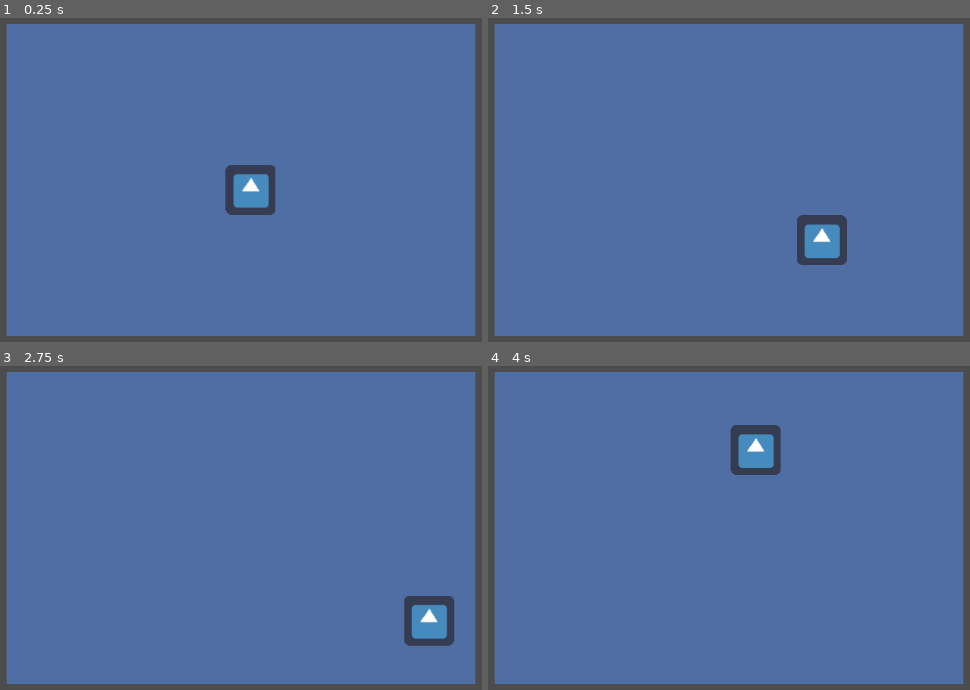
Above: before the commit, frames 1-4 (two rows, left to right).
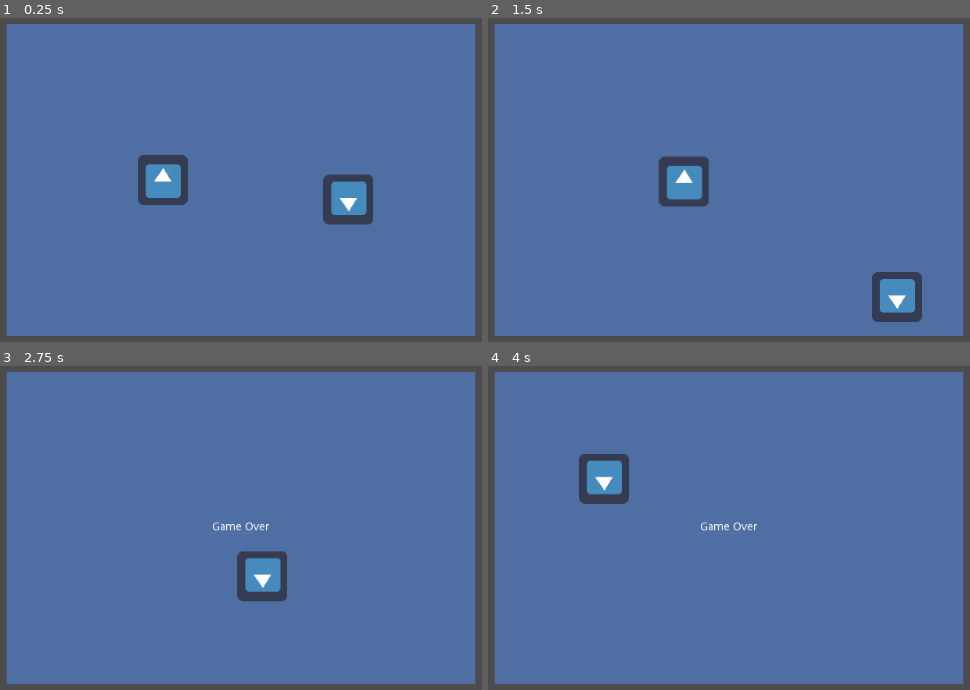
Above: after the commit, the same moments.

Repository: danieljohnson2/Bouncy
Game: Godot game, scene res://Bouncy.tscn
Same seed, same stepped clock (60 frames per second), same inputs: the game is played once before the commit and once after it. The engine's default icon, where the game draws it, is replaced by a stand-in: a white triangle on a blue panel in a dark square.
Inputs:
- Up to frame 1 (0.25 s): no input
- Up to frame 2 (1.5 s): hold Right (ui_right) 0.53-1.28 s; hold Down (ui_down) from 1.28 s (still down)
- Up to frame 3 (2.75 s): release Down (ui_down) at 2.03 s; hold Right (ui_right) from 2.03 s (still down)
- Up to frame 4 (4 s): release Right (ui_right) at 2.78 s; hold Up (ui_up) 2.78-3.53 s; hold Left (ui_left) from 3.53 s (still down)

The runs differ from the first frame. In frame 1, 4.7% of the frame differs, in the area x 28-78%, y 42-64%; in frame 2, 4.7%, in the area x 35-91%, y 42-94%; in frame 3, 3.2%; in frame 4, 3.3%.

Commit message:
Now we have an evil ball that kills you if you touch it!

Diff:
--- a/Ball.gd
+++ b/Ball.gd
@@ -1,19 +1,8 @@
 extends Sprite
 
-# class member variables go here, for example:
-# var a = 2
-# var b = "textvar"
-
-export var speed = Vector2(50,50)
-export var responsiveness = 100
+export var speed = Vector2(0,0)
 
 var playfield
-
-var directions = {
-	"ui_right": Vector2(1,0),
-	"ui_left": Vector2(-1,0),
-	"ui_up": Vector2(0,-1),
-	"ui_down": Vector2(0,1) }
 
 func _ready():
 	# Called every time the node is added to the scene.
@@ -21,15 +10,8 @@
 	playfield = get_tree().get_nodes_in_group("playfield")[0]
 
 func _process(delta):
-	# Called every frame. Delta is time since last frame.
-	# Update game logic here.
+	var pos = self.position + speed * delta
 
-	for action in directions.keys():
-		if Input.is_action_pressed(action):
-			self.speed += directions[action] * responsiveness * delta
-	self.position += speed * delta
-
-	var pos = self.position
 	var size = self.texture.get_size()
 	var pf_topleft = Vector2(0,0) + size / 2 # position is relative to playfield
 	var pf_bottomright = pf_topleft + playfield.rect_size - size
@@ -37,3 +19,5 @@
 	if pos.y < pf_topleft.y: speed.y = -speed.y
 	if pos.x > pf_bottomright.x: speed.x = -speed.x
 	if pos.y > pf_bottomright.y: speed.y = -speed.y
+
+	self.position = pos
--- a/Bouncy.tscn
+++ b/Bouncy.tscn
@@ -1,7 +1,8 @@
-[gd_scene load_steps=3 format=2]
+[gd_scene load_steps=4 format=2]
 
 [ext_resource path="res://icon.png" type="Texture" id=1]
 [ext_resource path="res://Ball.gd" type="Script" id=2]
+[ext_resource path="res://PlayerController.gd" type="Script" id=3]
 
 [node name="Root" type="Node2D" index="0"]
 
@@ -54,8 +55,94 @@
 
 [node name="Ball" type="Sprite" parent="Playfield" index="0"]
 
-position = Vector2( 300, 200 )
+position = Vector2( 200, 200 )
 texture = ExtResource( 1 )
 script = ExtResource( 2 )
-speed = Vector2( 50, 50 )
+_sections_unfolded = [ "Offset", "Transform", "Visibility" ]
+speed = Vector2( 0, 0 )
+
+[node name="PlayerController" type="Node" parent="Playfield/Ball" index="0"]
+
+script = ExtResource( 3 )
 responsiveness = 100
+
+[node name="Area" type="Area2D" parent="Playfield/Ball" index="1"]
+
+input_pickable = true
+gravity_vec = Vector2( 0, 1 )
+gravity = 98.0
+linear_damp = 0.1
+angular_damp = 1.0
+audio_bus_override = false
+audio_bus_name = "Master"
+_sections_unfolded = [ "Transform" ]
+
+[node name="CollisionPolygon2D" type="CollisionPolygon2D" parent="Playfield/Ball/Area" index="0"]
+
+position = Vector2( -32, -32 )
+build_mode = 0
+polygon = PoolVector2Array( 0, 0, 64, 0, 64, 64, 0, 64 )
+_sections_unfolded = [ "Transform" ]
+
+[node name="Nemesis" type="Sprite" parent="Playfield" index="1" groups=[
+"nemesis",
+]]
+
+position = Vector2( 400, 200 )
+texture = ExtResource( 1 )
+flip_v = true
+script = ExtResource( 2 )
+_sections_unfolded = [ "Offset", "Transform", "Visibility" ]
+speed = Vector2( 150, 100 )
+
+[node name="Area" type="Area2D" parent="Playfield/Nemesis" index="0"]
+
+input_pickable = true
+gravity_vec = Vector2( 0, 1 )
+gravity = 98.0
+linear_damp = 0.1
+angular_damp = 1.0
+audio_bus_override = false
+audio_bus_name = "Master"
+_sections_unfolded = [ "Transform" ]
+
+[node name="CollisionPolygon2D" type="CollisionPolygon2D" parent="Playfield/Nemesis/Area" index="0"]
+
+position = Vector2( -32, -32 )
+build_mode = 0
+polygon = PoolVector2Array( 0, 0, 64, 0, 64, 64, 0, 64 )
+_sections_unfolded = [ "Transform" ]
+
+[node name="RichTextLabel" type="RichTextLabel" parent="." index="2" groups=[
+"gameover",
+]]
+
+visible = false
+anchor_left = 0.0
+anchor_top = 0.0
+anchor_right = 0.0
+anchor_bottom = 0.0
+margin_left = -50.0
+margin_top = -8.0
+margin_right = 50.0
+margin_bottom = 12.0
+rect_pivot_offset = Vector2( 0, 0 )
+rect_clip_content = true
+mouse_filter = 0
+mouse_default_cursor_shape = 0
+size_flags_horizontal = 1
+size_flags_vertical = 1
+bbcode_enabled = true
+bbcode_text = "[center][b]Game Over[/b][/center]"
+visible_characters = -1
+percent_visible = 1.0
+meta_underlined = true
+tab_size = 4
+text = "Game Over"
+scroll_active = false
+scroll_following = false
+selection_enabled = false
+override_selected_font_color = false
+_sections_unfolded = [ "BBCode", "Rect", "Visibility" ]
+
+[connection signal="area_entered" from="Playfield/Ball/Area" to="Playfield/Ball/PlayerController" method="_on_Area_area_entered"]
--- /dev/null
+++ b/PlayerController.gd
@@ -0,0 +1,28 @@
+extends Node
+
+export var responsiveness = 100
+
+var directions = {
+	"ui_right": Vector2(1,0),
+	"ui_left": Vector2(-1,0),
+	"ui_up": Vector2(0,-1),
+	"ui_down": Vector2(0,1) }
+
+func _process(delta):
+	# Called every frame. Delta is time since last frame.
+	# Update game logic here.
+
+	var ball = self.get_parent()
+
+	for action in directions.keys():
+		if Input.is_action_pressed(action):
+			ball.speed += directions[action] * responsiveness * delta
+
+
+func _on_Area_area_entered(area):
+	var other = area.get_parent()
+	if other.is_in_group("nemesis"):
+		var ball = self.get_parent()
+		ball.visible = false
+		for go in get_tree().get_nodes_in_group("gameover"):
+			go.visible = true
Not shown, added: .gitignore
